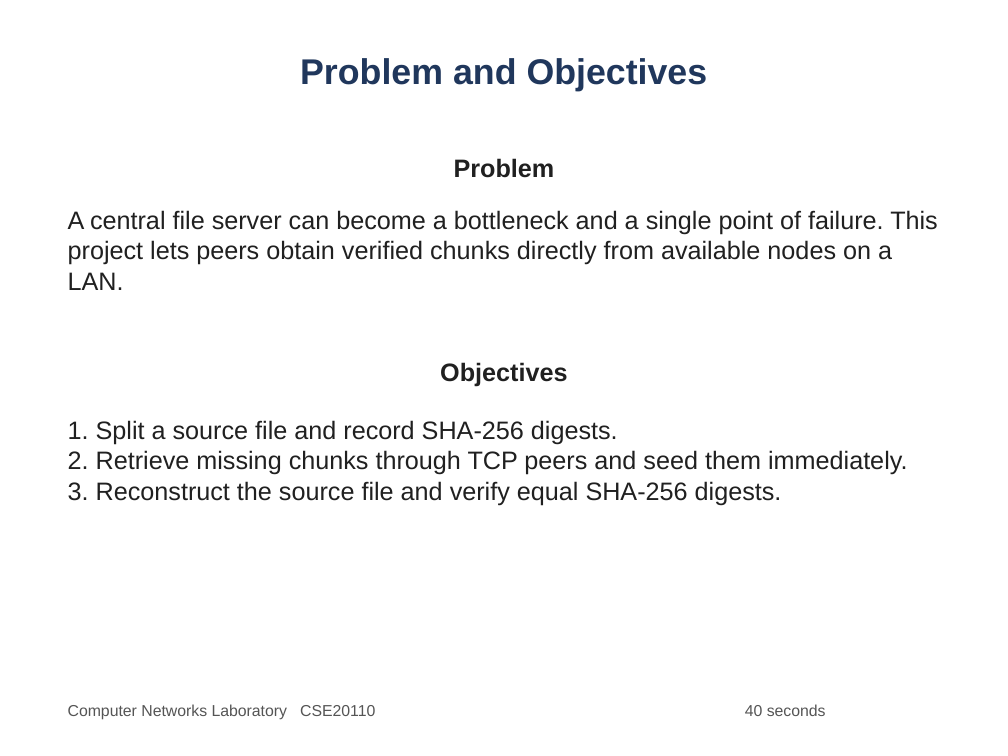
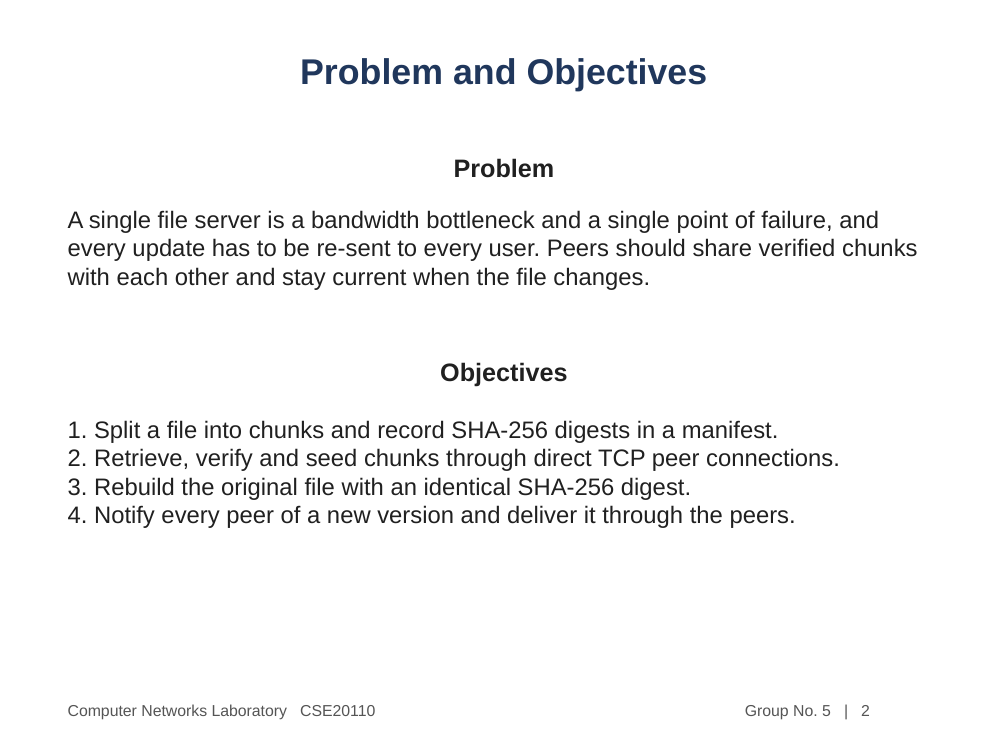
Before and after one commit to aaronantao/p2p-file-distribution, a slide deck: slide 2 of outputs/P2P_File_Distribution_System_Presentation.pptx. Drawn at 1008x756 pixels with LibreOffice and Linux fonts; fonts in the diff are those of the drawing. Boxes give left, top, right and bottom in pixels: in the first picture for what was removed or moved away, otherwise in the second. Text is boxed around its words. In the diff, an @@ line names an element or a change of style, - is before the commit and + after.

```diff
--- a/outputs/P2P_File_Distribution_System_Presentation.pptx
+++ b/outputs/P2P_File_Distribution_System_Presentation.pptx
@@ text at (68, 210, 918, 290): text changed; size 18 to 17 pt @@
-A central file server can become a bottleneck and a single point of failure. This project lets peers obtain verified chunks directly from available nodes on a LAN.
+A single file server is a bandwidth bottleneck and a single point of failure, and every update has to be re-sent to every user. Peers should share verified chunks with each other and stay current when the file changes.
@@ text at (68, 420, 840, 528): text changed; size 18 to 17 pt @@
-1. Split a source file and record SHA-256 digests.
-2. Retrieve missing chunks through TCP peers and seed them immediately.
-3. Reconstruct the source file and verify equal SHA-256 digests.
+1. Split a file into chunks and record SHA-256 digests in a manifest.
+2. Retrieve, verify and seed chunks through direct TCP peer connections.
+3. Rebuild the original file with an identical SHA-256 digest.
+4. Notify every peer of a new version and deliver it through the peers.
@@ text at (745, 705, 870, 720): text changed @@
-40 seconds
+Group No. 5 | 2
```
Also in this commit, not shown: 7 other slides changed, 2 slides added.
